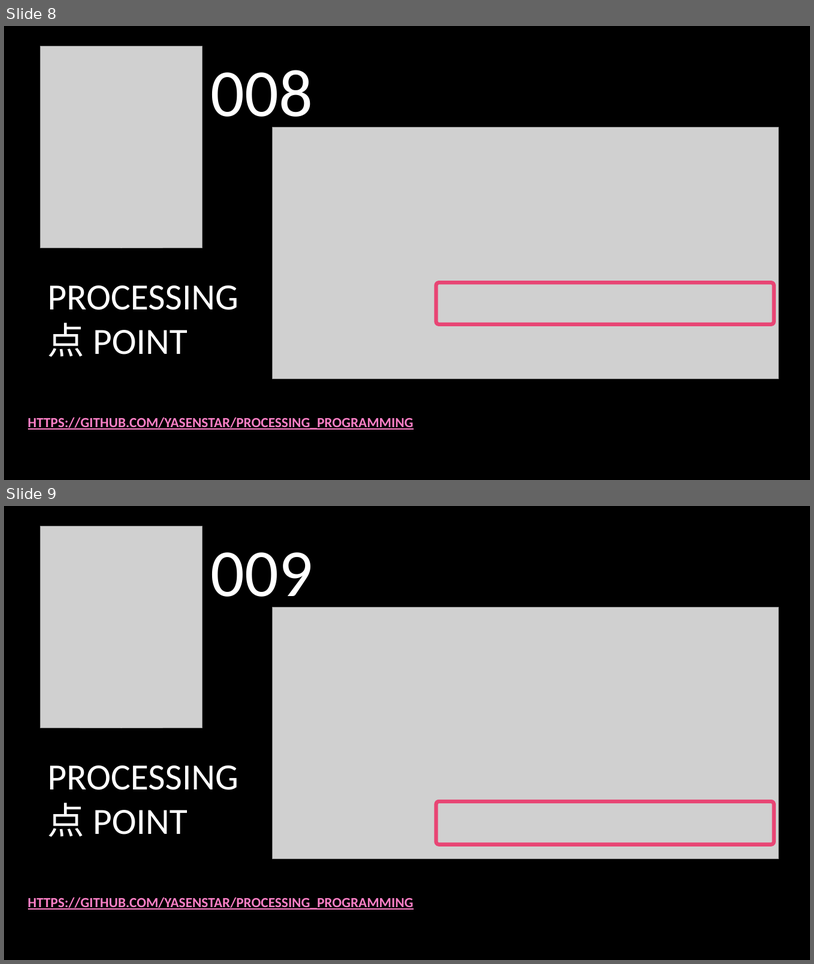
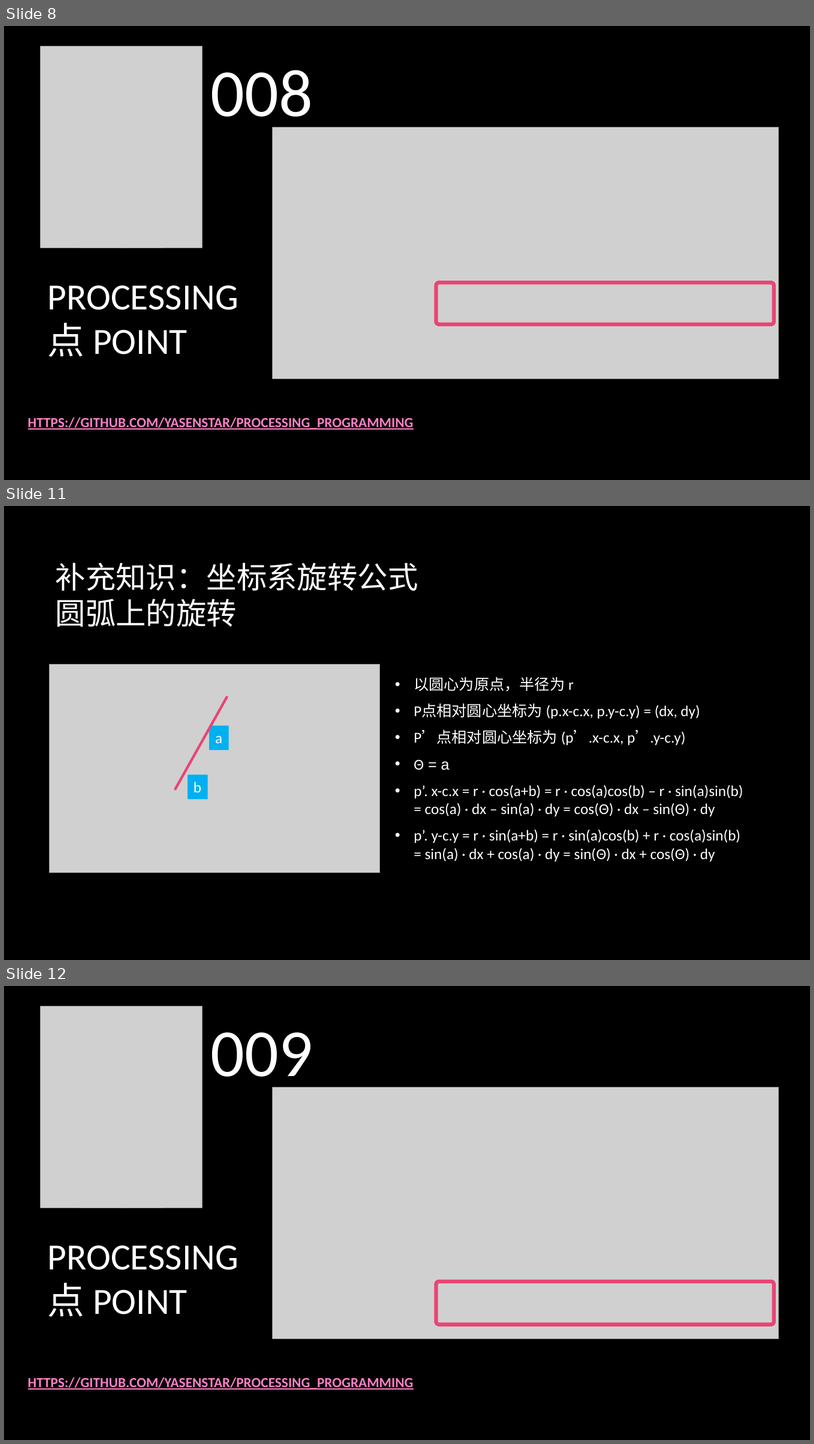
Before and after one commit to yasenstar/Processing_Programming, a slide deck: Processing_创意编程.pptx. Shown one above the other, each under a label of ours: slides 8 and 9 before the commit, slides 8, 11 and 12 after it; the slides between them are not shown. The pictures are 814x964 and 814x1444 pixels, drawn with LibreOffice and Linux fonts; fonts in the diff are those of the drawing; grey boxes stand for pictures; background and template pictures are left out. Boxes give left, top, right and bottom in pixels: in the first picture for what was removed or moved away, otherwise in the second. Text is boxed around its words. In the diff, an @@ line names an element or a change of style, - is before the commit and + after.

```diff
--- a/Processing_创意编程.pptx
+++ b/Processing_创意编程.pptx
@@ slide 11 added at [4,506,810,960], background picture (left out) @@
@@ title added at [56,562,419,627], 36 pt, text #FFFFFF @@
+补充知识：坐标系旋转公式
+圆弧上的旋转
@@ picture added at [50,664,380,873] @@
@@ text added at [414,676,743,861], 18 pt, text #FFFFFF @@
+• 以圆心为原点，半径为 r
+• P点相对圆心坐标为 (p.x-c.x, p.y-c.y) = (dx, dy)
+• P’点相对圆心坐标为 (p’.x-c.x, p’.y-c.y)
+• Θ = a
+• p’. x-c.x = r · cos(a+b) = r · cos(a)cos(b) – r · sin(a)sin(b)
+  = cos(a) · dx – sin(a) · dy = cos(Θ) · dx – sin(Θ) · dy
+• p’. y-c.y = r · sin(a+b) = r · sin(a)cos(b) + r · cos(a)sin(b)
+  = sin(a) · dx + cos(a) · dy = sin(Θ) · dx + cos(Θ) · dy
@@ line added from (227, 697) to (175, 789), #E84574 3 pt @@
@@ rectangle added at [209,726,228,750], fill #00B0F0, 18 pt, text #FFFFFF @@
+a
@@ rectangle added at [188,775,209,799], fill #00B0F0, 18 pt, text #FFFFFF @@
+b
@@ what was slide 9 is now slide 12 @@
```
Also in this commit, not shown: 2 other slides added, 10 other files.
